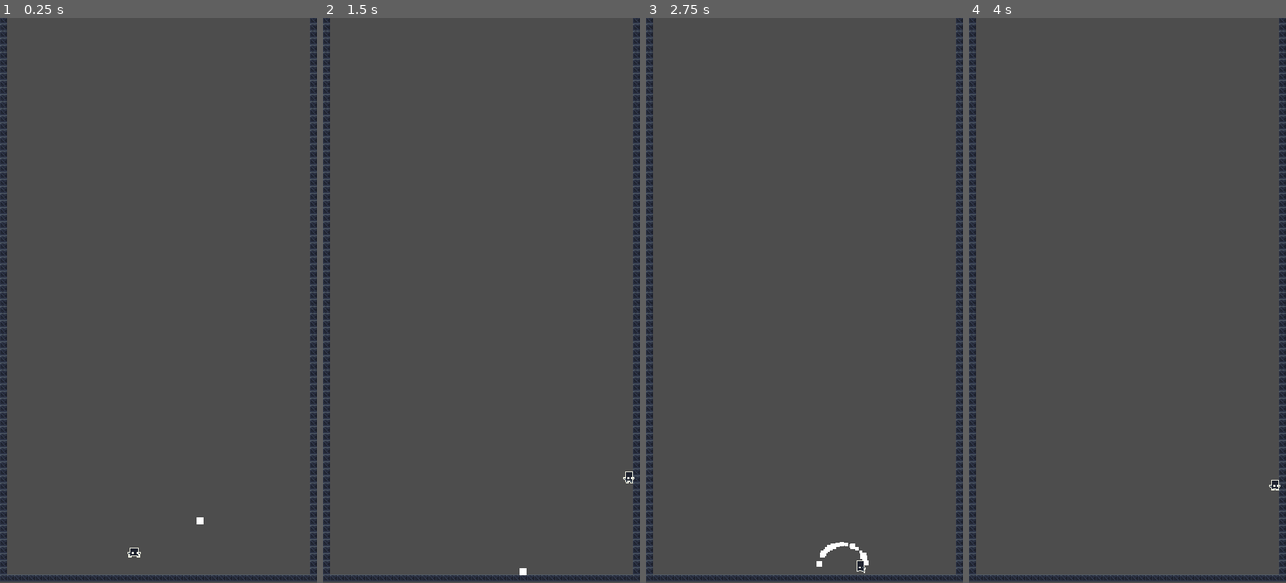
Above: before the commit, frames 1-4 (left to right).
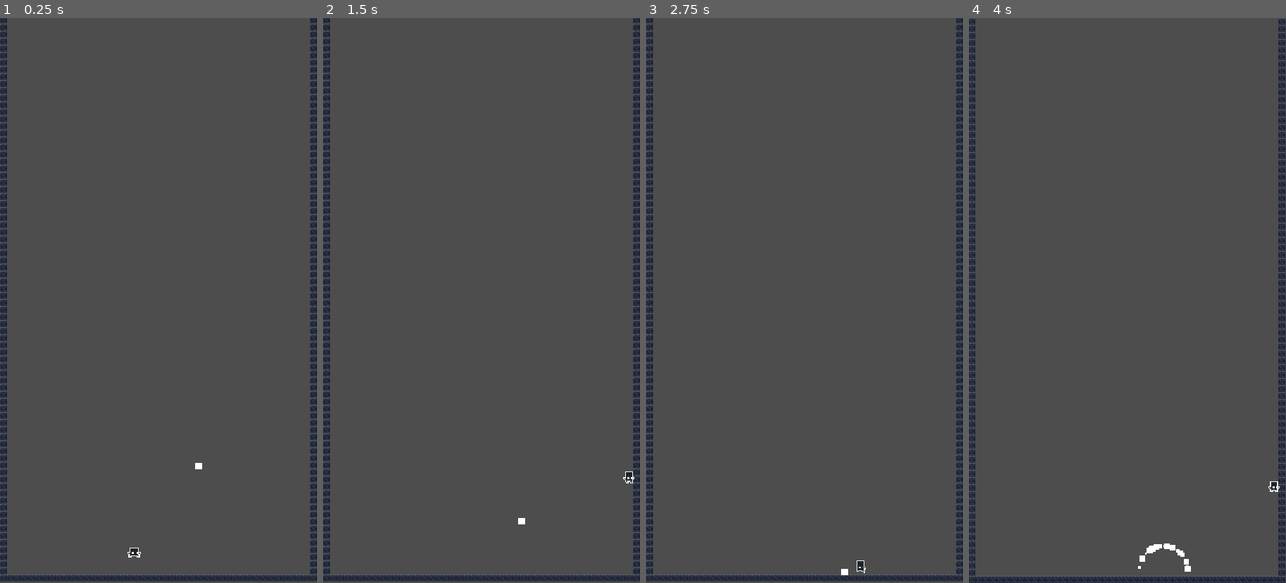
Above: after the commit, the same moments.

Repository: oshirohugo/dasher
Game: Godot game, scene res://LevelTemplate.tscn
The game is run twice, just before and just after one commit, with the same random seed, the same clock (stepped at 60 frames per second) and the same inputs.
Inputs (mouse positions are in pixels of both pictures, inside the frame that each line leads up to):
- Up to frame 1 (0.25 s): no input
- Up to frame 2 (1.5 s): move the mouse to (551, 272) at 0.52 s; hold D (right) from 0.53 s (still down); click (551, 272) at 0.6 s; tap Space (jump) at 0.77 s; move the mouse to (418, 328) at 1.27 s; click (418, 328) at 1.35 s
- Up to frame 3 (2.75 s): tap Space (jump) at 1.52 s; move the mouse to (836, 176) at 2.02 s; release D (right) at 2.03 s; hold A (left) from 2.03 s (still down); click (836, 176) at 2.1 s
- Up to frame 4 (4 s): move the mouse to (1111, 413) at 2.77 s; release A (left) at 2.78 s; hold D (right) from 2.78 s (still down); click (1111, 413) at 2.85 s; tap Space (jump) at 3.02, 3.77 s; move the mouse to (1222, 385) at 3.52 s; click (1222, 385) at 3.6 s

The runs differ from the first frame. In frame 1, less than 0.1% of the frame differs, in the area x 61-65%, y 78-90%; in frame 2, less than 0.1%; in frame 3, 0.2%; in frame 4, 4.4%, in the area x 0-100%, y 0-100%.

Commit message:
add camera shake

Diff:
--- /dev/null
+++ b/Camera2D.gd
@@ -0,0 +1,29 @@
+extends Camera2D
+
+var shake_amount = 0
+var default_offset = offset
+@onready var timer = $Timer
+@onready var tween = create_tween()
+
+# Called when the node enters the scene tree for the first time.
+func _ready():
+	set_process(false)
+	Global.camera = self
+	randomize()
+
+
+# Called every frame. 'delta' is the elapsed time since the previous frame.
+func _process(delta):
+	offset = Vector2(randf_range(-1, 1) * shake_amount, randf_range(-1, 1) * shake_amount)
+
+func shake(time, amount):
+	timer.wait_time = time
+	shake_amount = amount
+	set_process(true)
+	timer.start()
+
+
+
+func _on_timer_timeout():
+	set_process(false)
+	tween.interpolate_value(self, "offset", 1, 1, Tween.TRANS_LINEAR, Tween.EASE_IN)
--- /dev/null
+++ b/Camera_2d.tscn
@@ -0,0 +1,10 @@
+[gd_scene load_steps=2 format=3 uid="uid://h1sbntw7i504"]
+
+[ext_resource type="Script" path="res://Camera2D.gd" id="1_dp22w"]
+
+[node name="Camera2D" type="Camera2D"]
+script = ExtResource("1_dp22w")
+
+[node name="Timer" type="Timer" parent="."]
+
+[connection signal="timeout" from="Timer" to="." method="_on_timer_timeout"]
--- a/Drop.gd
+++ b/Drop.gd
@@ -19,11 +19,13 @@
 		explode()
 	if body.name == "Player":
 		if speed != 0:
+			Global.camera.shake(.2, 5)
 			queue_free()
 		else:
 			explode()
 
 func explode():
+	Global.camera.shake(.2, 5)
 	var _particle = explosionParticle.instantiate()
 	_particle.position = global_position
 	_particle.rotation = global_rotation
--- a/ExplosionParticle.tscn
+++ b/ExplosionParticle.tscn
@@ -21,7 +21,7 @@
 scale_max = 20.0
 scale_curve = SubResource("CurveTexture_jidky")
 
-[node name="GPUParticles2D" type="GPUParticles2D"]
+[node name="ExplosionParticle" type="GPUParticles2D"]
 emitting = false
 amount = 25
 process_material = SubResource("ParticleProcessMaterial_m07r7")
--- /dev/null
+++ b/Global.gd
@@ -0,0 +1,12 @@
+extends Node
+
+var camera = null
+
+# Called when the node enters the scene tree for the first time.
+func _ready():
+	pass # Replace with function body.
+
+
+# Called every frame. 'delta' is the elapsed time since the previous frame.
+func _process(delta):
+	pass
--- a/LevelTemplate.tscn
+++ b/LevelTemplate.tscn
@@ -1,8 +1,9 @@
-[gd_scene load_steps=6 format=3 uid="uid://dckle2mvf0sr4"]
+[gd_scene load_steps=7 format=3 uid="uid://dckle2mvf0sr4"]
 
 [ext_resource type="Texture2D" uid="uid://b8e6c18vuuti6" path="res://industrial.v2.png" id="1_xgbcu"]
 [ext_resource type="PackedScene" uid="uid://dcq5grjfns4ha" path="res://Player.tscn" id="2_dopqj"]
 [ext_resource type="PackedScene" uid="uid://y2ijxwob8fnv" path="res://Drop.tscn" id="3_a038y"]
+[ext_resource type="PackedScene" uid="uid://h1sbntw7i504" path="res://Camera_2d.tscn" id="4_3f371"]
 
 [sub_resource type="TileSetAtlasSource" id="TileSetAtlasSource_6pinp"]
 texture = ExtResource("1_xgbcu")
@@ -1240,6 +1241,7 @@
 sources/1 = SubResource("TileSetAtlasSource_6pinp")
 
 [node name="LevelTemplate" type="Node2D"]
+metadata/_edit_group_ = true
 
 [node name="TileMap" type="TileMap" parent="."]
 position = Vector2(0, -3)
@@ -1251,4 +1253,7 @@
 position = Vector2(306, 1176)
 
 [node name="Drop" parent="." instance=ExtResource("3_a038y")]
-position = Vector2(447, 1107)
+position = Vector2(444, 983)
+
+[node name="Camera2D" parent="." instance=ExtResource("4_3f371")]
+anchor_mode = 0
--- a/project.godot
+++ b/project.godot
@@ -14,6 +14,10 @@
 run/main_scene="res://LevelTemplate.tscn"
 config/features=PackedStringArray("4.0", "Forward Plus")
 config/icon="res://icon.svg"
+
+[autoload]
+
+Global="*res://Global.gd"
 
 [display]
 
